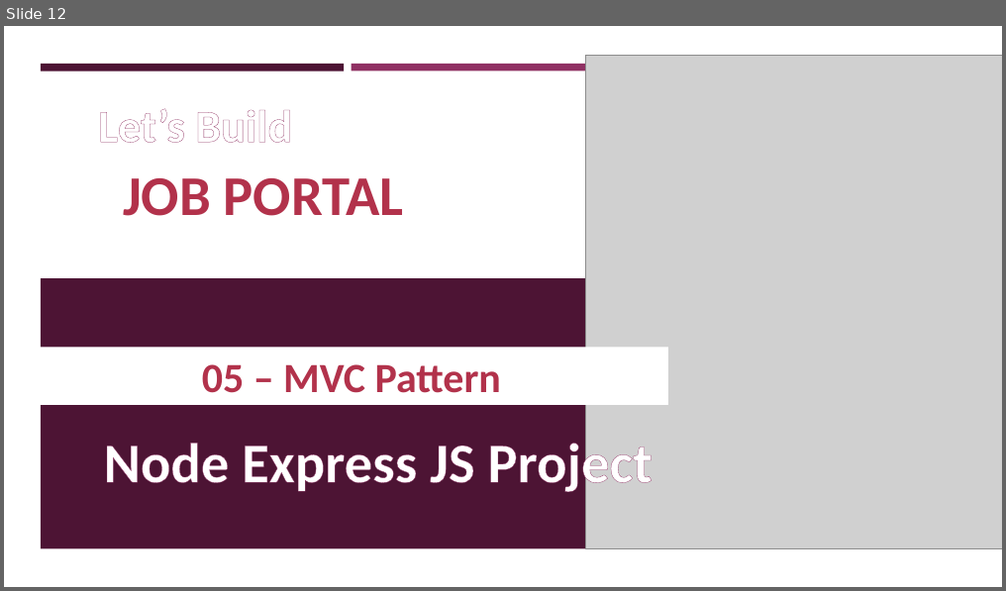
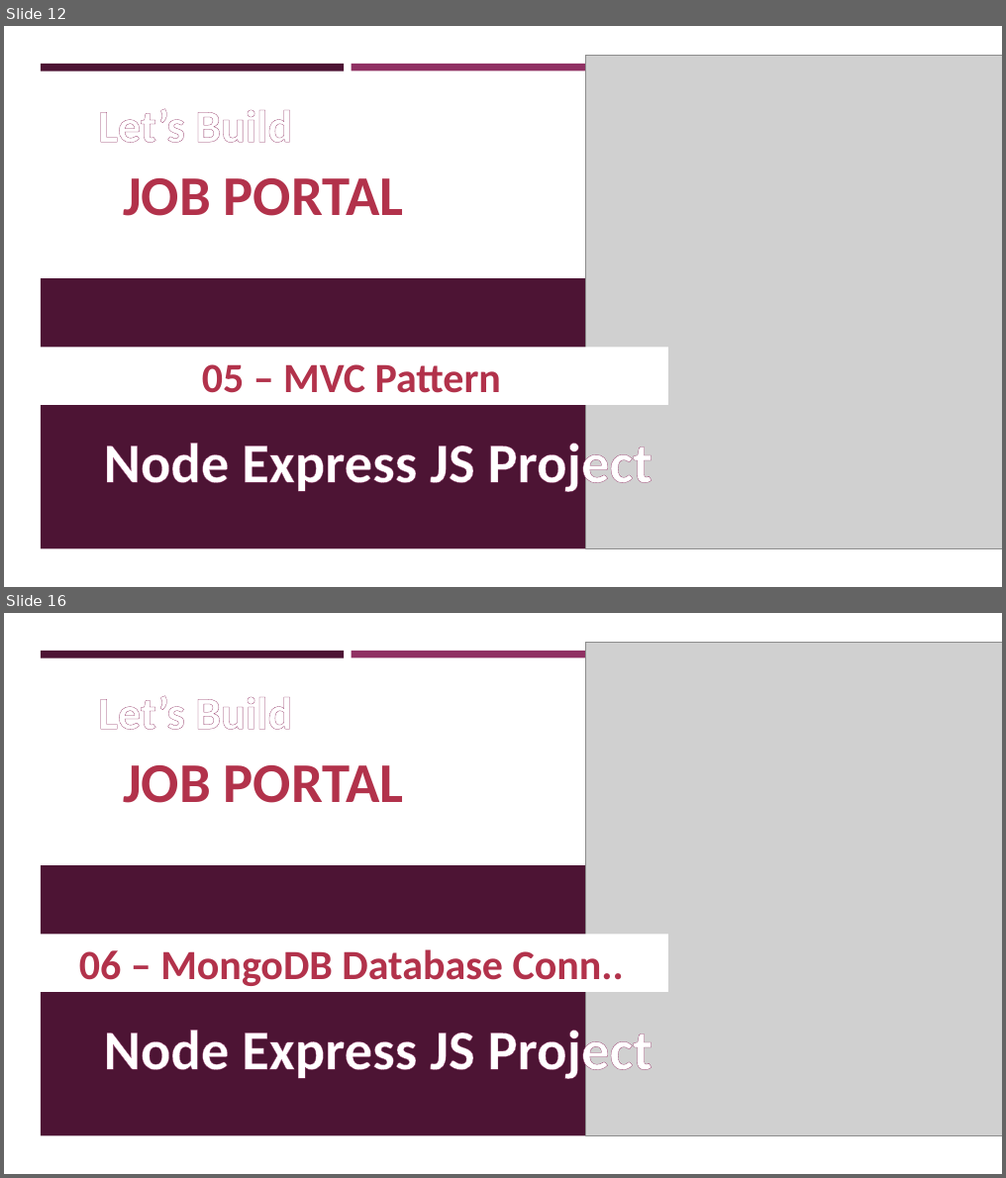
Before and after one commit to arunchoudhary1999/Nodejs-Job-Portal-App-2023, a slide deck: notejs-job-portal-app-2023.pptx. Shown one above the other, each under a label of ours: slide 12 before the commit, slides 12 and 16 after it; the slides between them are not shown. The pictures are 1006x591 and 1006x1178 pixels, drawn with LibreOffice and Linux fonts; fonts in the diff are those of the drawing; grey boxes stand for pictures. Boxes give left, top, right and bottom in pixels: in the first picture for what was removed or moved away, otherwise in the second. Text is boxed around its words. In the diff, an @@ line names an element or a change of style, - is before the commit and + after.

Commit message:
second time commit with update database connect

```diff
--- a/notejs-job-portal-app-2023.pptx
+++ b/notejs-job-portal-app-2023.pptx
@@ slide 16 added at [4, 613, 1002, 1174], background #FFFFFF; not listed: 3 template elements that a slide beside it also shows @@
@@ picture added at [586, 642, 1002, 1136] @@
@@ text added at [98, 695, 292, 730], 44 pt, text #FFFFFF, bold @@
+Let’s Build
@@ text added at [123, 765, 404, 803], 54 pt, text #B2324B, bold @@
+JOB PORTAL
@@ rectangle added at [35, 934, 668, 992], fill #FFFFFF, 40 pt, text #B2324B, bold @@
+06 – MongoDB Database Conn..
@@ text added at [104, 1022, 651, 1082], 54 pt, text #FFFFFF, bold @@
+Node Express JS Project
```
Also in this commit, not shown: 7 other slides added, 5 other files.
